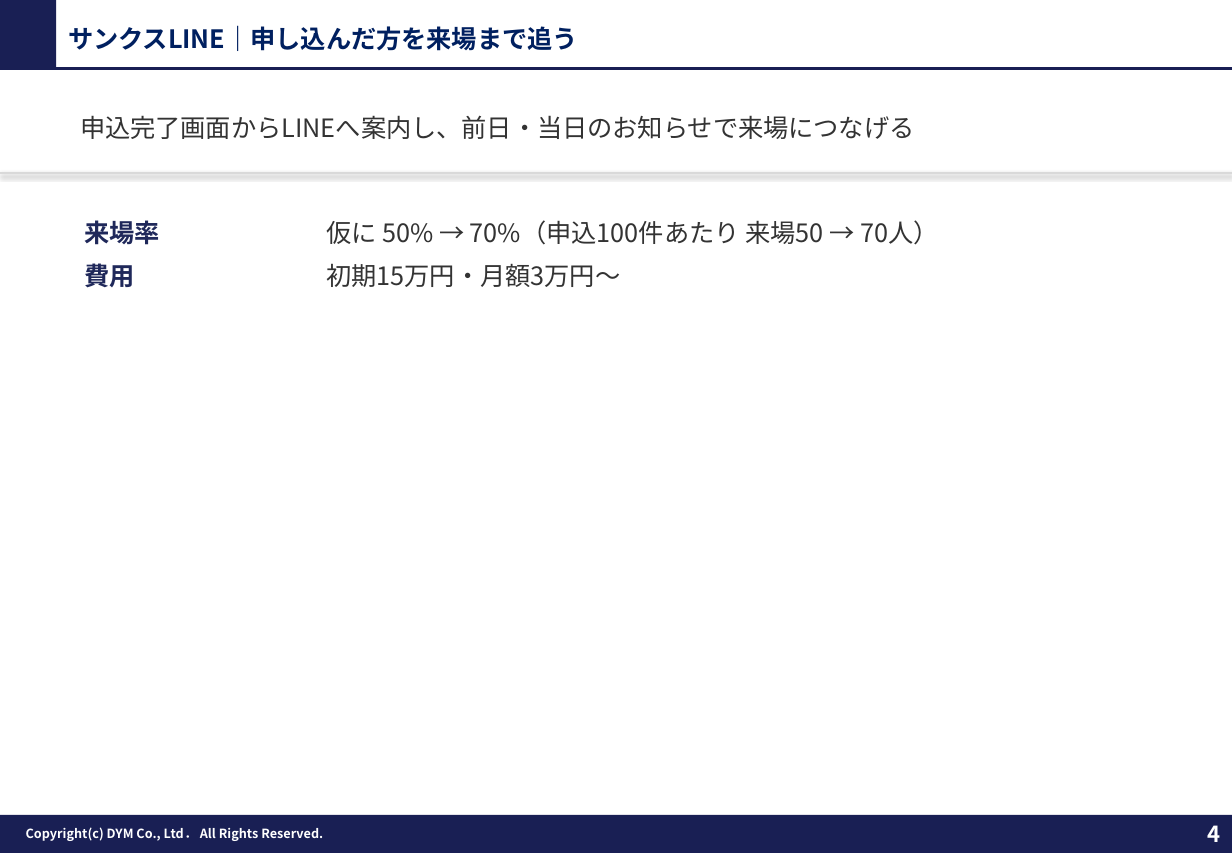
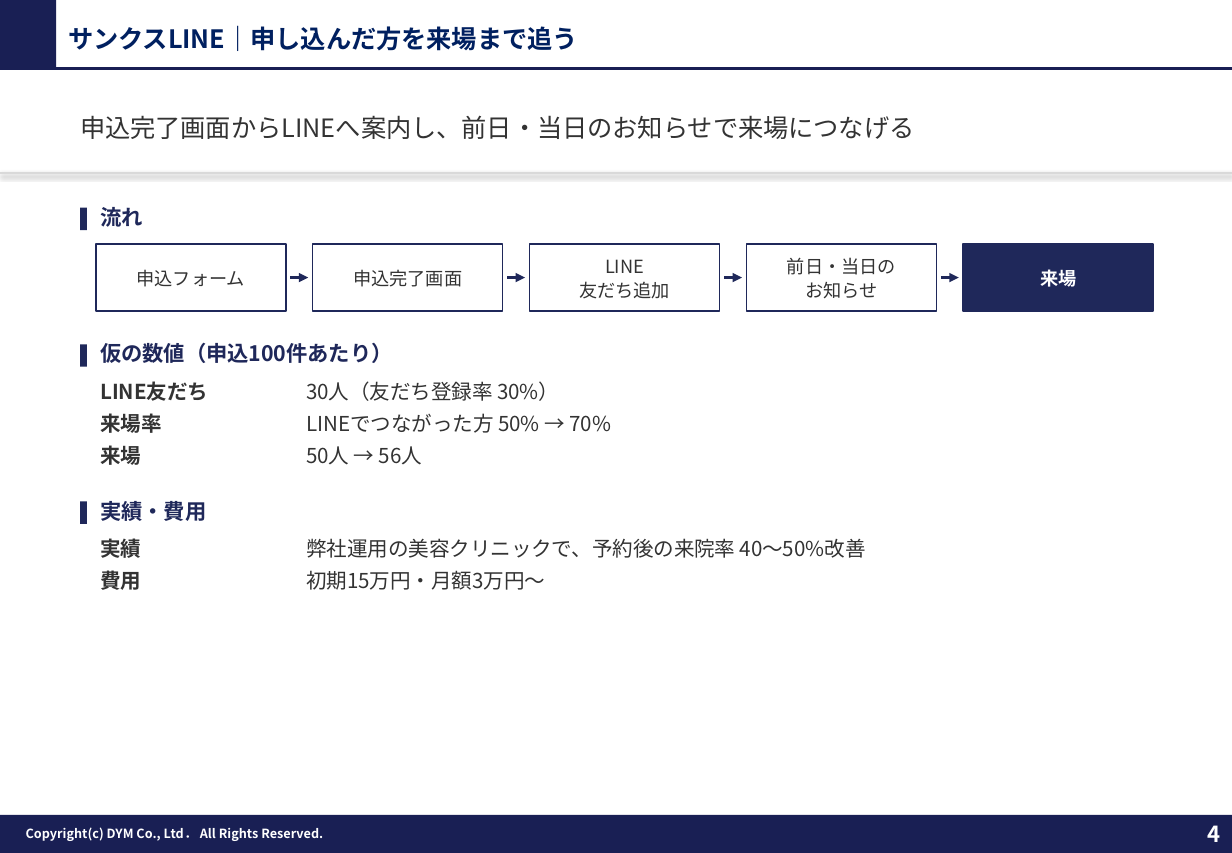
Before and after one commit to tonomura-r-dev/folder, a slide deck: slide 4 of 20261009_展示会LINE運用方針.pptx. Drawn at 1232x853 pixels with LibreOffice and Linux fonts; fonts in the diff are those of the drawing; background and template pictures are left out. Boxes give left, top, right and bottom in pixels: in the first picture for what was removed or moved away, otherwise in the second. Text is boxed around its words. In the diff, an @@ line names an element or a change of style, - is before the commit and + after.

```diff
--- a/20261009_展示会LINE運用方針.pptx
+++ b/20261009_展示会LINE運用方針.pptx
@@ rectangle added at box(80, 208, 86, 231), fill #1F285A @@
@@ text at box(100, 207, 143, 227): text changed; size 16 to 13.5 pt; text colour #333333 to #1F285A; bold on @@
-仮に 50% → 70%（申込100件あたり 来場50 → 70人）
+流れ
@@ rectangle added at box(96, 245, 286, 312), fill #FFFFFF, outline #1F285A 1 pt, 11.5 pt, text #333333 @@
+申込フォーム
@@ rectangle added at box(313, 245, 503, 312), fill #FFFFFF, outline #1F285A 1 pt, 11.5 pt, text #333333 @@
+申込完了画面
@@ rectangle added at box(530, 245, 720, 312), fill #FFFFFF, outline #1F285A 1 pt, 11.5 pt, text #333333 @@
+LINE
+友だち追加
@@ rectangle added at box(746, 245, 936, 312), fill #FFFFFF, outline #1F285A 1 pt, 11.5 pt, text #333333 @@
+前日・当日の
+お知らせ
@@ rectangle added at box(964, 245, 1154, 312), fill #1F285A, outline #1F285A 1 pt, 11.5 pt, text #FFFFFF, bold @@
+来場
@@ arrow added from (290, 278) to (308, 278), #1F285A 1.5 pt @@
@@ arrow added from (507, 278) to (526, 278), #1F285A 1.5 pt @@
@@ arrow added from (725, 278) to (742, 278), #1F285A 1.5 pt @@
@@ arrow added from (941, 278) to (959, 278), #1F285A 1.5 pt @@
@@ rectangle added at box(80, 345, 86, 367), fill #1F285A @@
@@ text added at box(100, 343, 392, 363), 13.5 pt, text #1F285A, bold @@
+仮の数値（申込100件あたり）
@@ text added at box(100, 381, 208, 401), 13 pt, text #333333, bold @@
+LINE友だち
@@ text added at box(306, 381, 559, 401), 13 pt, text #333333 @@
+30人（友だち登録率 30%）
@@ text "来場率": place and size @@
-text "来場率" at box(85, 220, 161, 245)
+text "来場率" at box(100, 413, 161, 433)
@@ text "来場率" at box(100, 413, 161, 433): size 16 to 13 pt, text colour #1F285A to #333333 @@
@@ text added at box(306, 413, 611, 433), 13 pt, text #333333 @@
+LINEでつながった方 50% → 70%
@@ text added at box(100, 445, 141, 465), 13 pt, text #333333, bold @@
+来場
@@ text added at box(306, 446, 422, 465), 13 pt, text #333333 @@
+50人 → 56人
@@ rectangle added at box(80, 502, 86, 524), fill #1F285A @@
@@ text added at box(100, 501, 206, 521), 13.5 pt, text #1F285A, bold @@
+実績・費用
@@ text added at box(100, 536, 141, 562), 13 pt, text #333333, bold @@
+実績
@@ text added at box(306, 538, 866, 558), 13 pt, text #333333 @@
+弊社運用の美容クリニックで、予約後の来院率 40〜50%改善
@@ text "費用" at box(100, 570, 141, 590): size 16 to 13 pt, text colour #1F285A to #333333 @@
@@ text "費用": place and size @@
-text "費用" at box(85, 263, 135, 288)
+text "費用" at box(100, 570, 141, 590)
@@ text "初期15万円・月額3万円〜": place and size @@
-text "初期15万円・月額3万円〜" at box(326, 263, 620, 287)
+text "初期15万円・月額3万円〜" at box(306, 570, 545, 590)
@@ text "初期15万円・月額3万円〜" at box(306, 570, 545, 590): size 16 to 13 pt @@
```
Also in this commit, not shown: 4 other slides changed, 5 other files.
